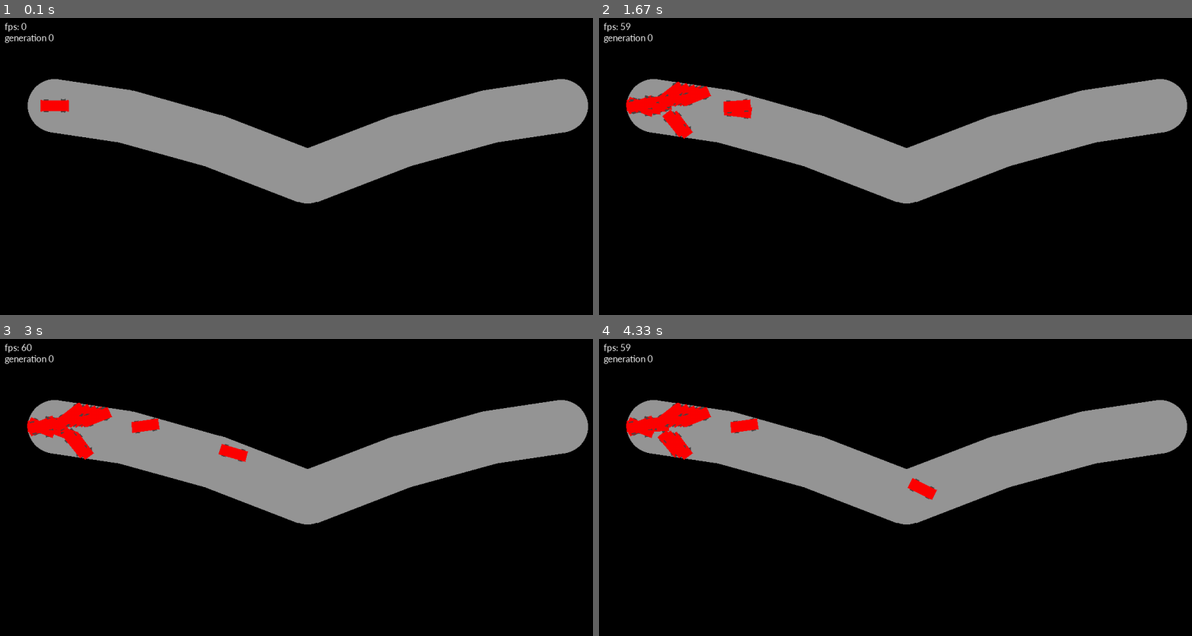
Above: before the commit, frames 1-4 (two rows, left to right).
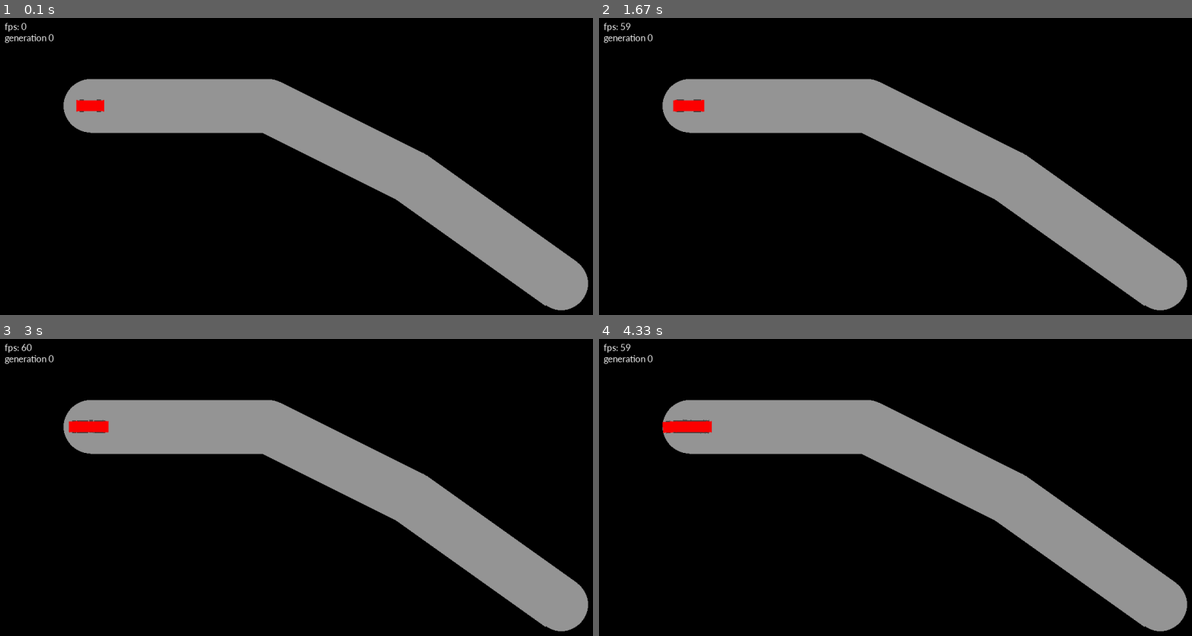
Above: after the commit, the same moments.

Repository: alexelwood14/Hello-AI
Game: pygame game, started from main.py
Same seed, same stepped clock (60 frames per second), same inputs: the game is played once before the commit and once after it.
Inputs (mouse positions are in pixels of both pictures, inside the frame that each line leads up to):
- Up to frame 1 (0.1 s): no input
- Up to frame 2 (1.67 s): no input
- Up to frame 3 (3 s): no input
- Up to frame 4 (4.33 s): click (865, 386) at 3.38 s; click (794, 422) at 3.72 s; click (1031, 439) at 4.05 s

The runs differ from the first frame. In frame 1, 24% of the frame differs, in the area x 4-100%, y 20-99%; in frame 2, 24%; in frame 3, 24%; in frame 4, 24%.

Commit message:
Reduced initial standard deviation

Diff:
--- a/ai.py
+++ b/ai.py
@@ -100,7 +100,7 @@
         self.weights = []
         self.biases = []
         mean = 0
-        std_dev = 1
+        std_dev = 0.01
         self.layers = len(hidden) + 1
 
         #Initiate input nodes
--- a/game.py
+++ b/game.py
@@ -86,7 +86,7 @@
     simulating = True
     gen_time = 0
     gen = 0
-    car_num = 50
+    car_num = 100
     cars = []
     f = open("data/average_progress", "w")
     f.write("AVG_PROGRESS")
@@ -94,7 +94,7 @@
     f = open("data/average_progress", "a")
 
     asp_ratio = window.get_size()[1] / const.BASE_RES
-    track_points = get_track_points("track3", asp_ratio)
+    track_points = get_track_points("track2", asp_ratio)
     track = map_o.Map(window, const.COL["light_grey"], track_points, 100)
 
     start_ang = track.get_start_ang()
Not shown, changed: data/average_progress
Not shown, changed: data/snapshot
